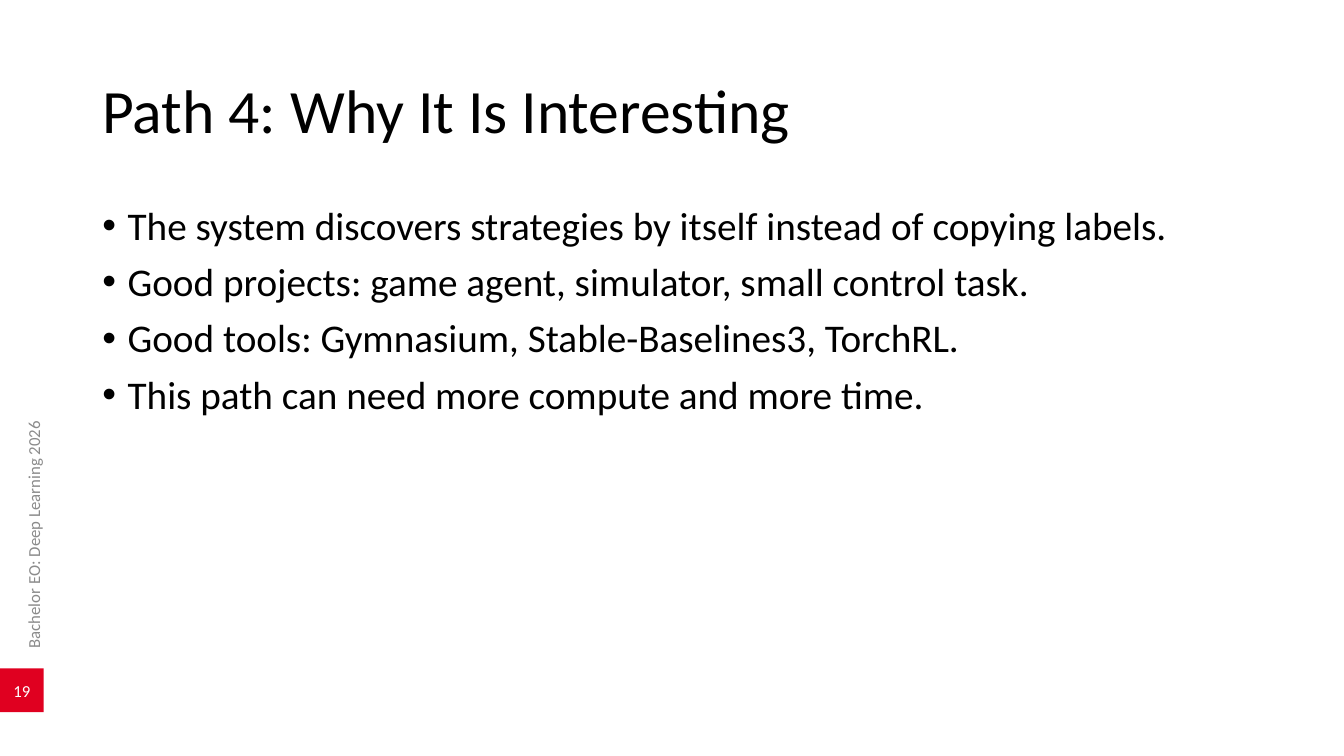
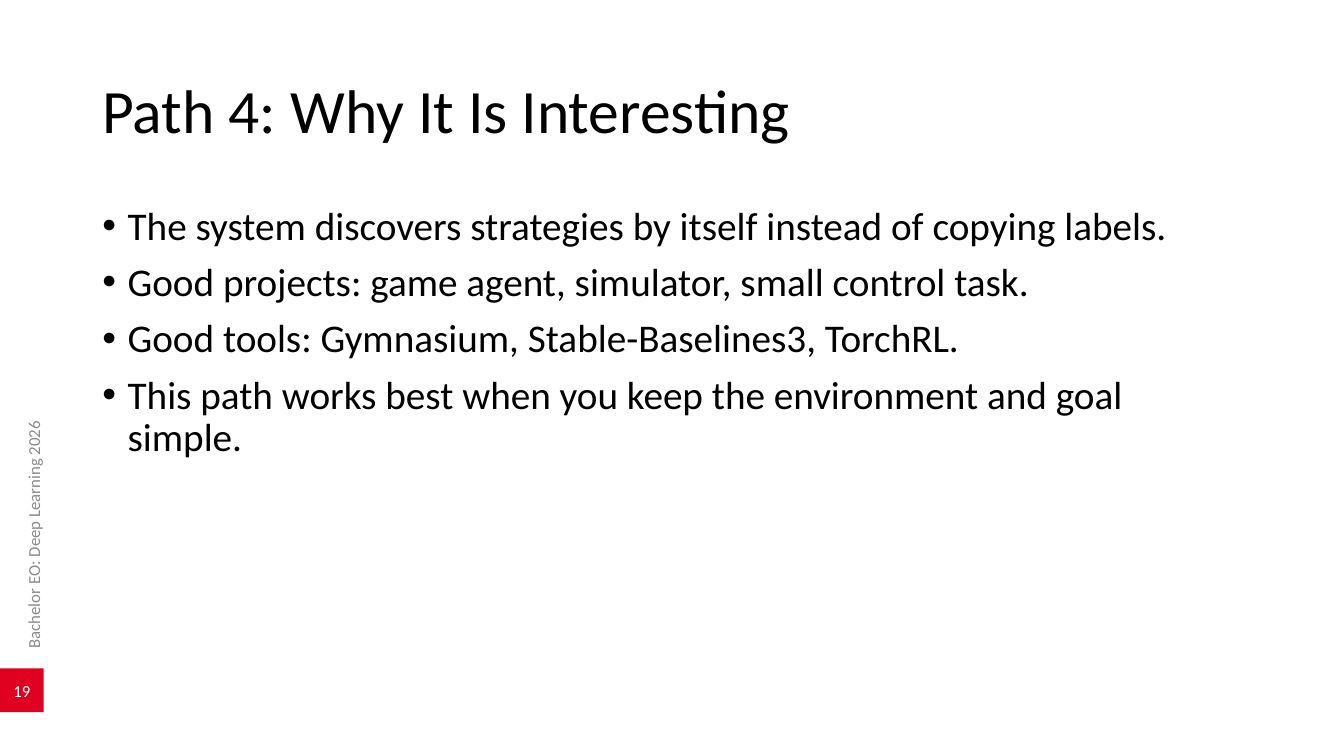
Before and after one commit to AlexanderDhoore/deep-learning-2026, a slide deck: slide 19 of slides/deep-learning-project-domains.pptx. Drawn at 1344x756 pixels with LibreOffice and Linux fonts; fonts in the diff are those of the drawing; background and template pictures are left out. Boxes give left, top, right and bottom in pixels: in the first picture for what was removed or moved away, otherwise in the second. Text is boxed around its words. In the diff, an @@ line names an element or a change of style, - is before the commit and + after.

```diff
--- a/slides/deep-learning-project-domains.pptx
+++ b/slides/deep-learning-project-domains.pptx
@@ text at (x1=128, y1=381, x2=1123, y2=458): text changed @@
-• This path can need more compute and more time.
+• This path works best when you keep the environment and goal simple.
```
Also in this commit, not shown: 3 other files.
